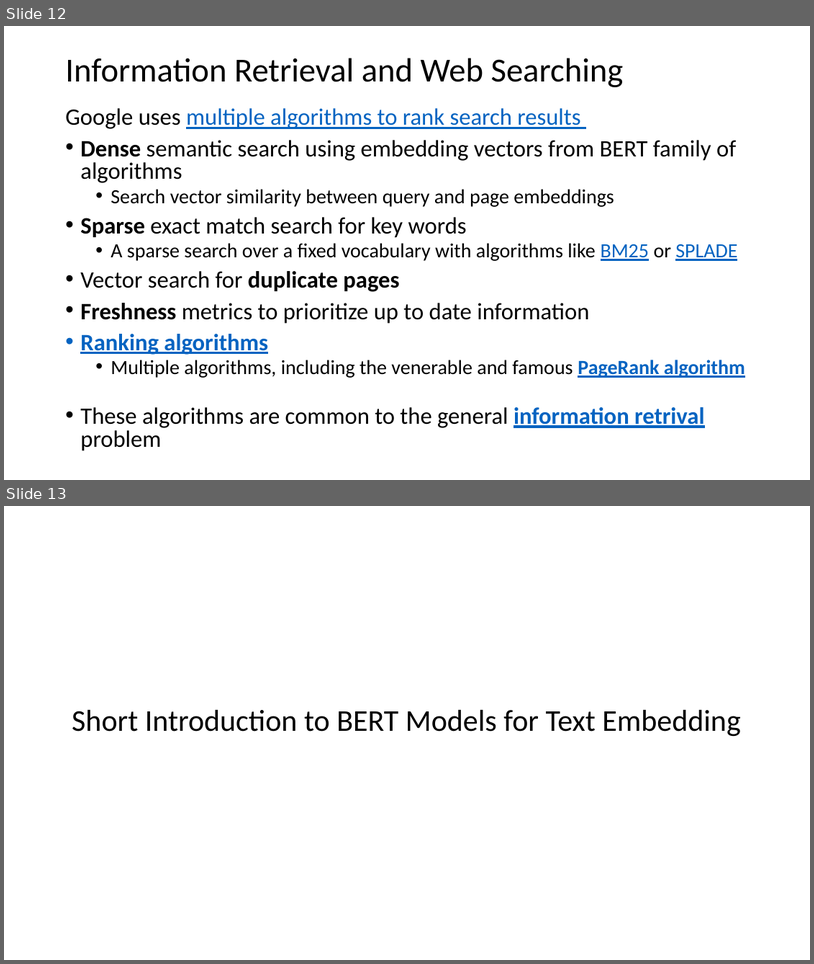
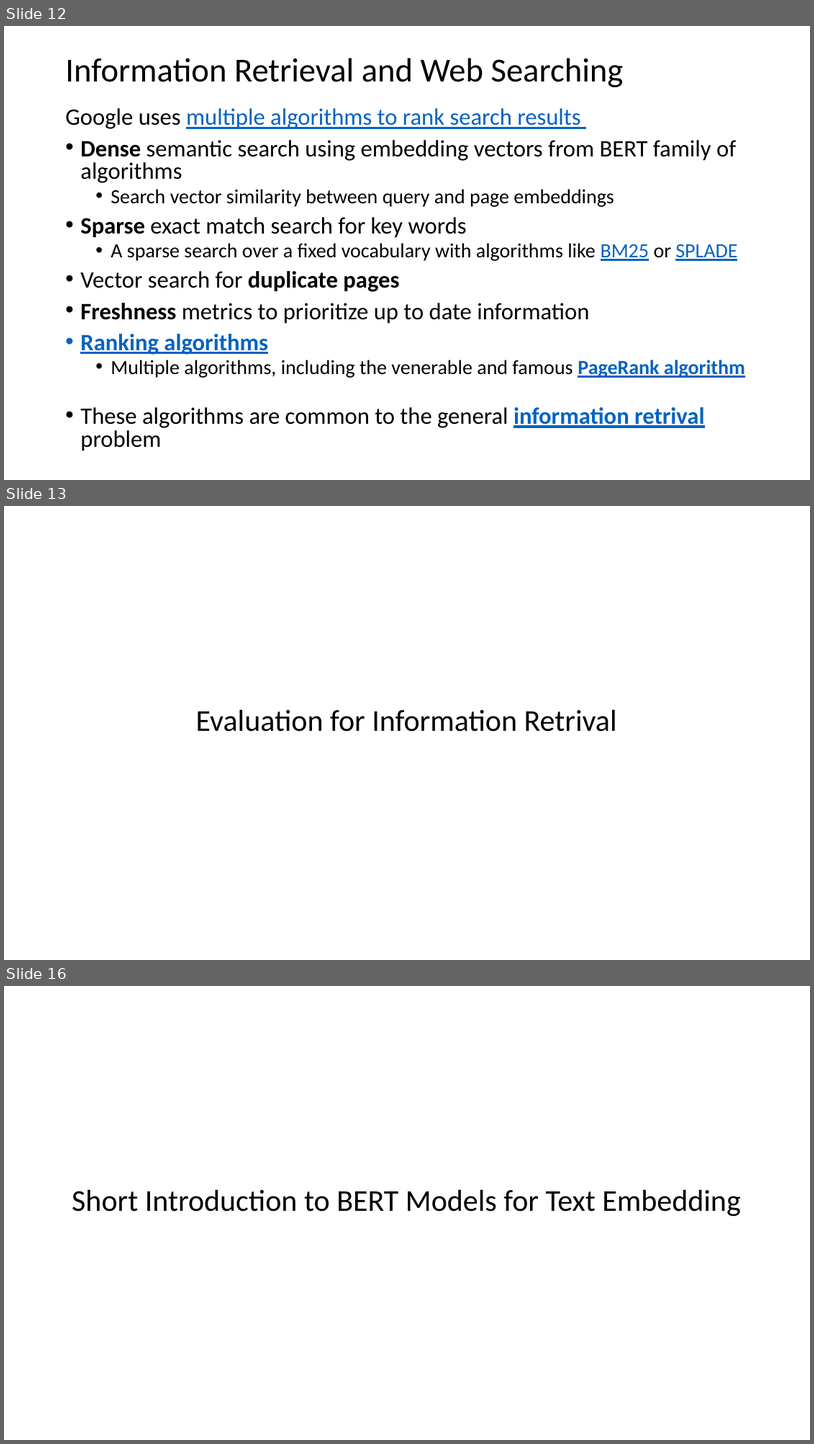
Before and after one commit to harelgabainew/school1, a slide deck: slides/7_DocumentWebSearching.pptx. Shown one above the other, each under a label of ours: slides 12 and 13 before the commit, slides 12, 13 and 16 after it; the slides between them are not shown. The pictures are 814x964 and 814x1444 pixels, drawn with LibreOffice and Linux fonts; fonts in the diff are those of the drawing. Boxes give left, top, right and bottom in pixels: in the first picture for what was removed or moved away, otherwise in the second. Text is boxed around its words. In the diff, an @@ line names an element or a change of style, - is before the commit and + after.

Commit message:
Added evaluation slides to deck

```diff
--- a/slides/7_DocumentWebSearching.pptx
+++ b/slides/7_DocumentWebSearching.pptx
@@ slide 13 added at <box>4,506,810,960</box>, background #FFFFFF @@
@@ title added at <box>196,710,617,731</box>, 36 pt, text #000000 @@
+Evaluation for Information Retrival
@@ what was slide 13 is now slide 16 @@
```
Also in this commit, not shown: 2 other slides added.
